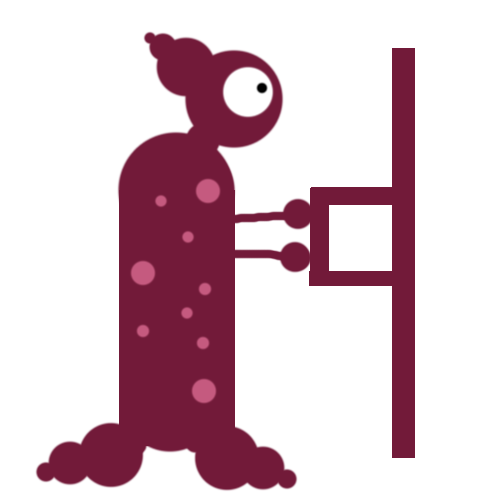
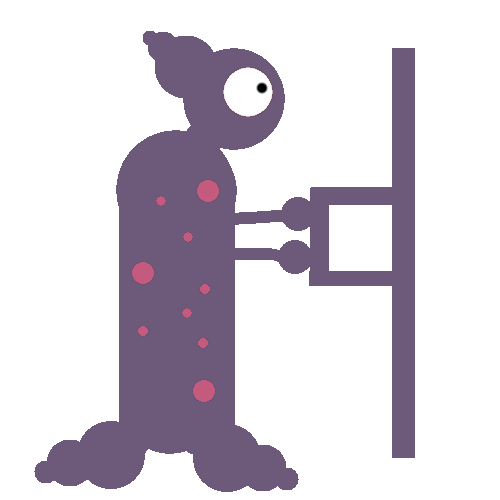
Layered file, before and after one edit (500 × 500). Changes by layer:
added layer "Calque 8" above "Calque 6" over box(34, 31, 415, 492)
painted on "Calque 6" over box(79, 48, 415, 492)
removed layer "Rectangle 8" over box(310, 188, 329, 283)
removed layer "Rectangle 7" over box(309, 271, 398, 286)
removed layer "Rectangle 6" over box(311, 187, 403, 205)
removed layer "Rectangle 5" over box(392, 48, 415, 458)
removed layer "Calque 5" over box(77, 48, 285, 492)
removed layer "Rectangle 4" over box(119, 190, 235, 446)
added layer "Calque 7" above "Calque 4" over box(34, 31, 415, 492)
